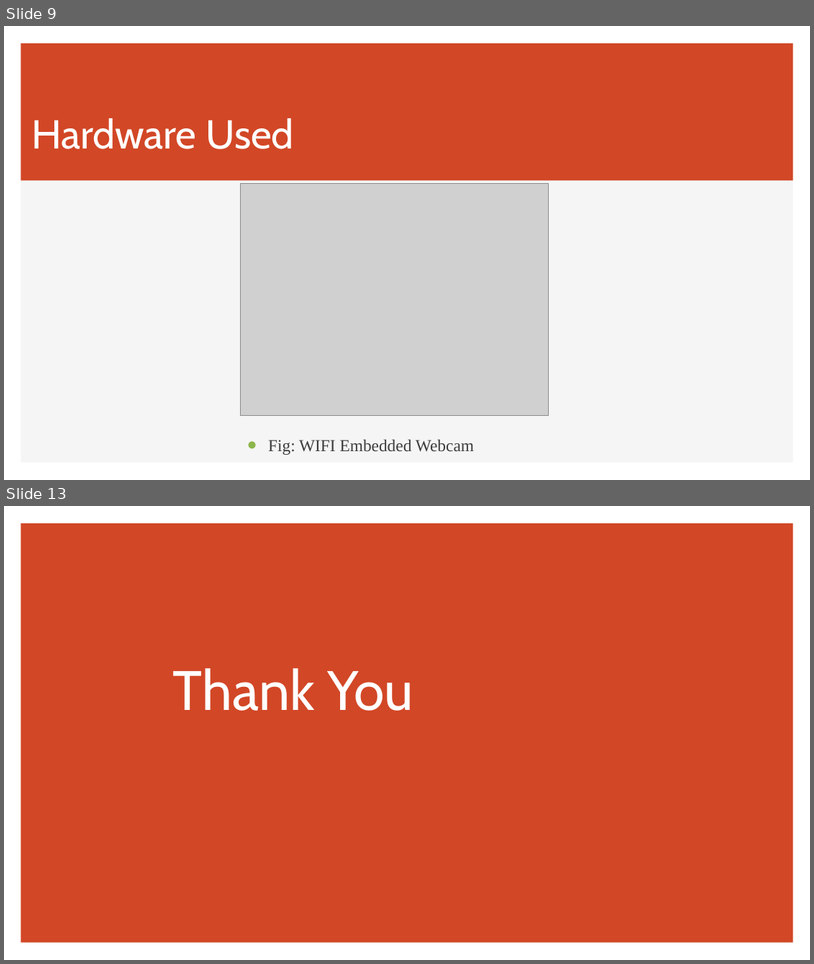
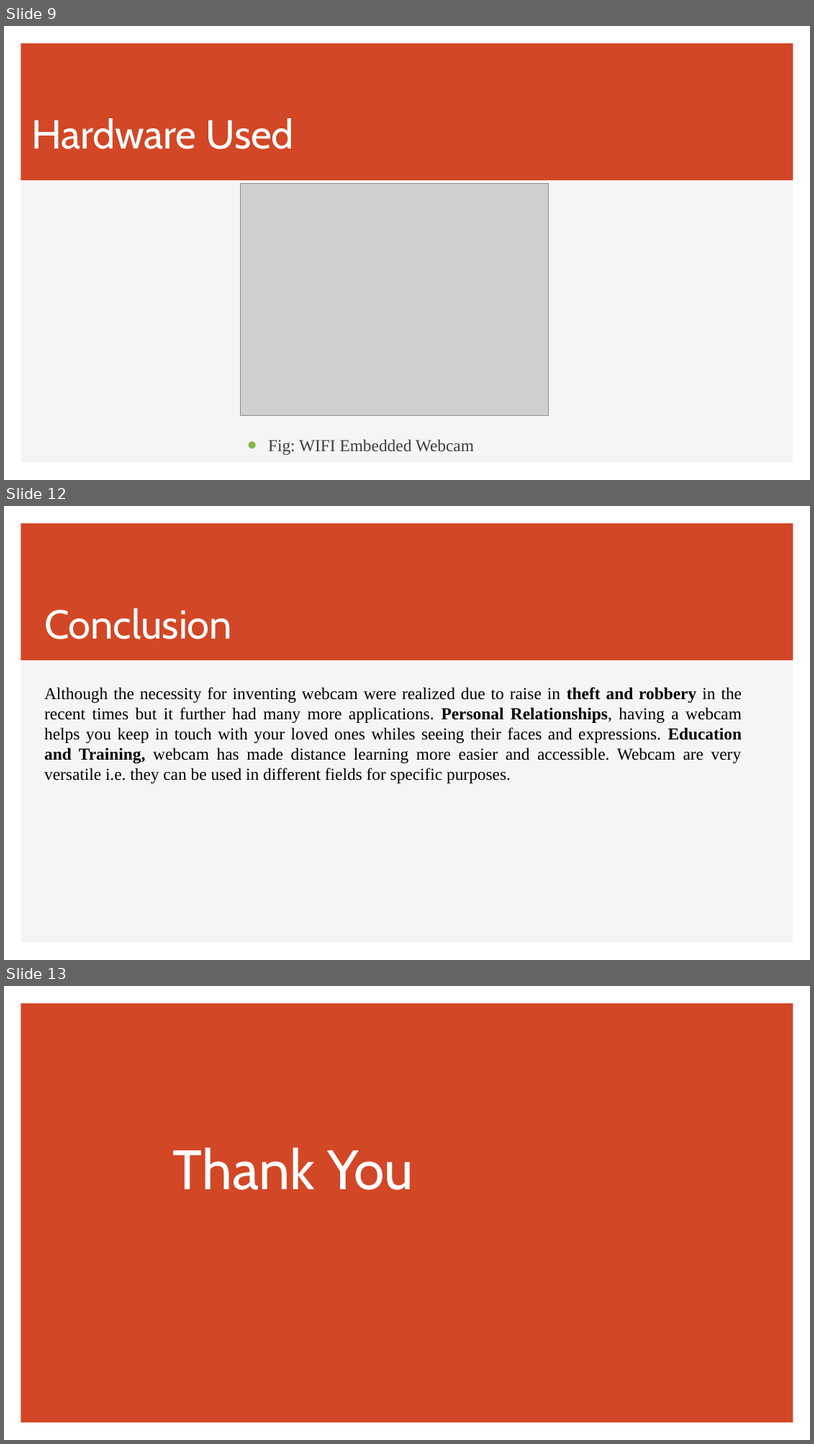
Before and after one commit to prajwollamichhane11/embeddedSystemProjectReport, a slide deck: Embedded System Presentation.pptx. Shown one above the other, each under a label of ours: slides 9 and 13 before the commit, slides 9, 12 and 13 after it; the slides between them are not shown. The pictures are 814x964 and 814x1444 pixels, drawn with LibreOffice and Linux fonts; fonts in the diff are those of the drawing; grey boxes stand for pictures. Boxes give left, top, right and bottom in pixels: in the first picture for what was removed or moved away, otherwise in the second. Text is boxed around its words. In the diff, an @@ line names an element or a change of style, - is before the commit and + after.

```diff
--- a/Embedded System Presentation.pptx
+++ b/Embedded System Presentation.pptx
@@ slide 12 added at <box>4,506,810,960</box>, background #FFFFFF; not listed: 2 template elements that a slide beside it also shows @@
@@ text added at <box>44,608,232,639</box>, 48 pt, text #FFFFFF @@
+Conclusion
@@ text added at <box>44,687,743,783</box>, 20 pt, text #000000 @@
+Although the necessity for inventing webcam were realized due to raise in theft and robbery in the recent times but it further had many more applications. Personal Relationships, having a webcam helps you keep in touch with your loved ones whiles seeing their faces and expressions. Education and Training, webcam has made distance learning more easier and accessible. Webcam are very versatile i.e. they can be used in different fields for specific purposes.
```
Also in this commit, not shown: 8 slides changed, 2 slides removed, 1 other file.
